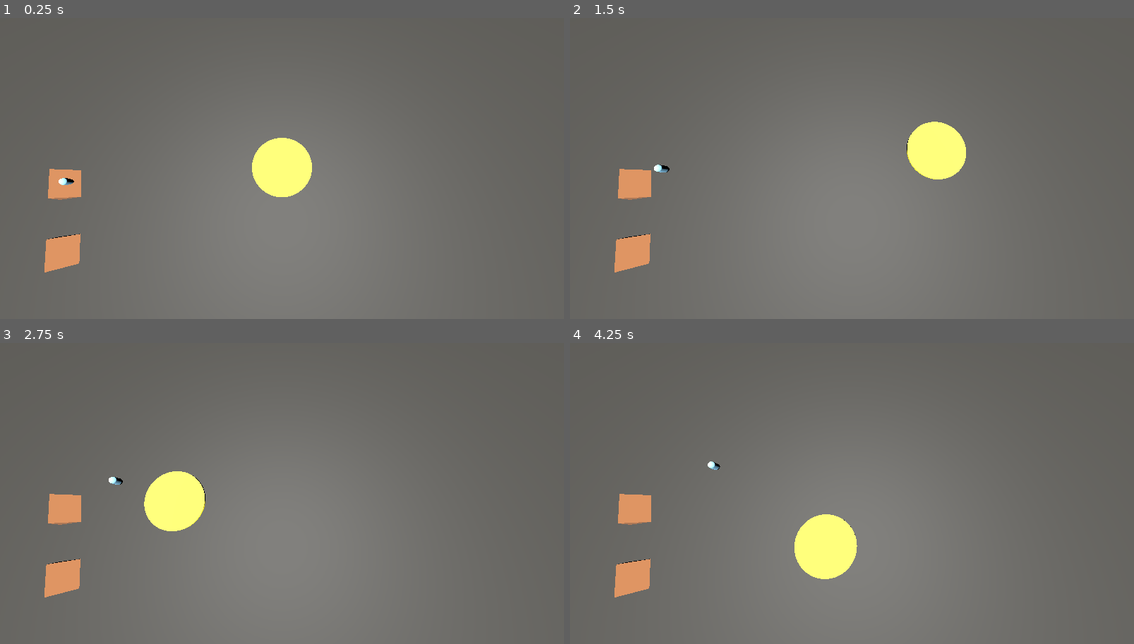
Above: before the commit, frames 1-4 (two rows, left to right).
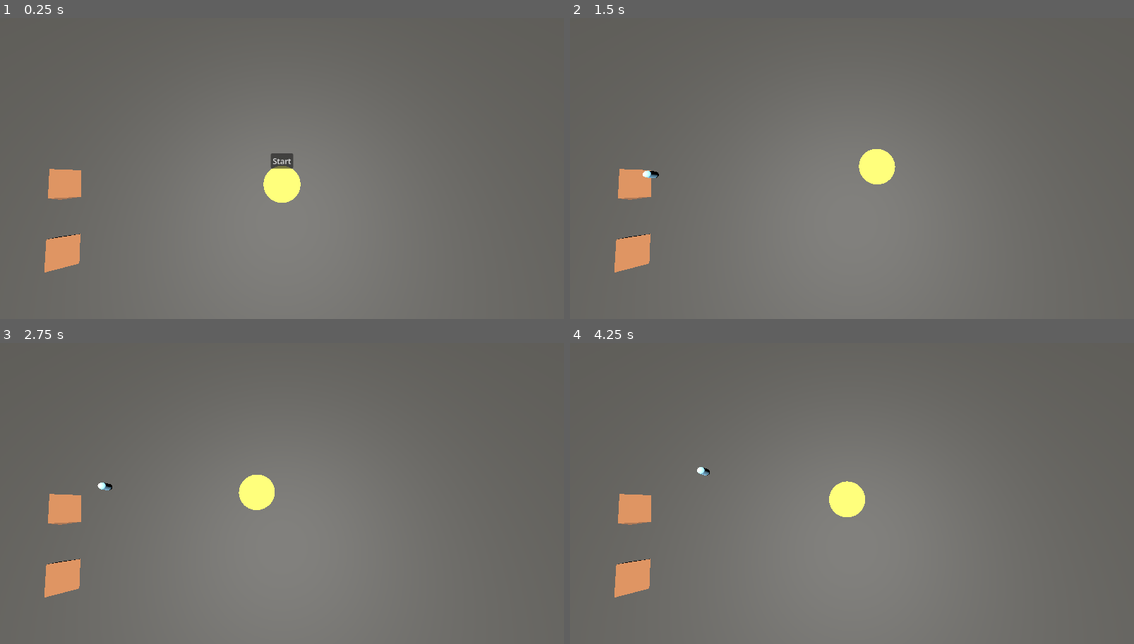
Above: after the commit, the same moments.

Repository: KgHtetNaing/sun_is_watching
Game: Godot game, scene res://scenes/main_scene.tscn
Same seed, same stepped clock (60 frames per second), same inputs: the game is played once before the commit and once after it. The engine's default icon, where the game draws it, is replaced by a stand-in: a white triangle on a blue panel in a dark square.
Inputs (mouse positions are in pixels of both pictures, inside the frame that each line leads up to):
- Up to frame 1 (0.25 s): no input
- Up to frame 2 (1.5 s): click (852, 159) at 0.5 s, where only the run after the commit has a clickable "Start"; tap Enter (ui_accept) at 1.25 s; move the mouse to (976, 144) at 1.27 s; hold Enter (ui_accept) from 1.28 s (still down)
- Up to frame 3 (2.75 s): move the mouse to (169, 502) at 2.02 s; release Enter (ui_accept) at 2.03 s; tap Enter (ui_accept) at 2.1, 2.27, 2.57 s
- Up to frame 4 (4.25 s): move the mouse to (908, 415) at 2.77 s; hold Enter (ui_accept) 2.78-3.53 s; move the mouse to (823, 547) at 3.52 s; tap Enter (ui_accept) at 3.6, 3.77, 4.07 s

The runs differ from the first frame. In frame 1, 1.3% of the frame differs, in the area x 10-56%, y 39-62%; in frame 2, 2.3%; in frame 3, 2.4%; in frame 4, 2.6%, in the area x 22-53%, y 39-79%.

Commit message:
Add files via upload

Diff:
--- a/project.godot
+++ b/project.godot
@@ -15,6 +15,10 @@
 config/features=PackedStringArray("4.6", "GL Compatibility")
 config/icon="res://icon.svg"
 
+[autoload]
+
+GameManager="*uid://bvhawfa2qht87"
+
 [physics]
 
 3d/physics_engine="Jolt Physics"
--- a/scenes/main_scene.tscn
+++ b/scenes/main_scene.tscn
@@ -1,8 +1,10 @@
 [gd_scene format=3 uid="uid://bakghp62hgoue"]
 
 [ext_resource type="PackedScene" uid="uid://tdycf8js5qly" path="res://scenes/sun_beam.tscn" id="1_0f027"]
+[ext_resource type="Script" uid="uid://da68qdy3jwfnd" path="res://scripts/main_scene.gd" id="1_gubc5"]
 [ext_resource type="Script" uid="uid://c5t0npgmo2llt" path="res://scripts/homes.gd" id="2_gyfs4"]
 [ext_resource type="PackedScene" uid="uid://cjn8o2hnn8qne" path="res://scenes/people.tscn" id="3_d5x1h"]
+[ext_resource type="PackedScene" uid="uid://cddnl525thr57" path="res://scenes/win_screen.tscn" id="5_gubc5"]
 
 [sub_resource type="StandardMaterial3D" id="StandardMaterial3D_2c62f"]
 albedo_color = Color(0.57262725, 0.3647529, 0.21566135, 1)
@@ -18,7 +20,34 @@
 [sub_resource type="BoxShape3D" id="BoxShape3D_0f027"]
 size = Vector3(1.9907227, 0.1694336, 2.0049438)
 
-[node name="Node3D" type="Node3D" unique_id=621533097]
+[node name="MainScene" type="Node3D" unique_id=621533097]
+script = ExtResource("1_gubc5")
+
+[node name="Ui" type="CanvasLayer" parent="." unique_id=1121260561]
+process_mode = 3
+
+[node name="WinScreen" parent="Ui" unique_id=1488543200 instance=ExtResource("5_gubc5")]
+process_mode = 3
+
+[node name="Start" type="Button" parent="Ui" unique_id=286935616]
+process_mode = 3
+anchors_preset = 8
+anchor_left = 0.5
+anchor_top = 0.5
+anchor_right = 0.5
+anchor_bottom = 0.5
+offset_left = -23.0
+offset_top = -15.5
+offset_right = 23.0
+offset_bottom = 15.5
+grow_horizontal = 2
+grow_vertical = 2
+text = "Start"
+
+[node name="Timer" type="Timer" parent="." unique_id=971018918]
+process_mode = 3
+wait_time = 5.0
+one_shot = true
 
 [node name="Camera3D" type="Camera3D" parent="." unique_id=704493747]
 transform = Transform3D(1, 0, 0, 0, 0.17364824, 0.9848078, 0, -0.9848078, 0.17364824, 0, 30.998795, 13.381229)
@@ -61,3 +90,6 @@
 
 [node name="targetPosition" type="Marker3D" parent="." unique_id=950759872]
 transform = Transform3D(1, 0, 0, 0, 1, 0, 0, 0, 1, 0, 0.14465642, 4.8935566)
+
+[connection signal="pressed" from="Ui/Start" to="." method="_on_start_pressed"]
+[connection signal="timeout" from="Timer" to="." method="_on_timer_timeout"]
--- /dev/null
+++ b/scenes/shop.tscn
@@ -0,0 +1,70 @@
+[gd_scene format=3 uid="uid://bgbuap2hnj78u"]
+
+[ext_resource type="Texture2D" uid="uid://c7rkdiq743a0p" path="res://icon.svg" id="2_032fp"]
+[ext_resource type="Script" uid="uid://6pbbqp6vjhnn" path="res://scripts/upgrade_button.gd" id="3_2fc2m"]
+
+[node name="Shop" type="Control" unique_id=1227722593]
+visible = false
+layout_mode = 3
+anchors_preset = 15
+anchor_right = 1.0
+anchor_bottom = 1.0
+grow_horizontal = 2
+grow_vertical = 2
+
+[node name="CanvasLayer" type="CanvasLayer" parent="." unique_id=275518949]
+
+[node name="VBoxContainer" type="VBoxContainer" parent="CanvasLayer" unique_id=1898892178]
+anchors_preset = 8
+anchor_left = 0.5
+anchor_top = 0.5
+anchor_right = 0.5
+anchor_bottom = 0.5
+offset_left = -98.5
+offset_top = -225.5
+offset_right = 98.5
+offset_bottom = 225.5
+grow_horizontal = 2
+grow_vertical = 2
+
+[node name="UpgradeDmg" type="Button" parent="CanvasLayer/VBoxContainer" unique_id=1749467096]
+layout_mode = 2
+size_flags_horizontal = 4
+size_flags_vertical = 4
+text = "+DMG"
+icon = ExtResource("2_032fp")
+script = ExtResource("3_2fc2m")
+upgrade_type = "damage"
+
+[node name="UpgradeSize" type="Button" parent="CanvasLayer/VBoxContainer" unique_id=1628898795]
+layout_mode = 2
+size_flags_horizontal = 4
+size_flags_vertical = 4
+text = "+Size"
+icon = ExtResource("2_032fp")
+script = ExtResource("3_2fc2m")
+upgrade_type = "size"
+amount = 0.5
+
+[node name="UpgradeSpeed" type="Button" parent="CanvasLayer/VBoxContainer" unique_id=904903480]
+layout_mode = 2
+size_flags_horizontal = 4
+size_flags_vertical = 4
+text = "+Speed"
+icon = ExtResource("2_032fp")
+script = ExtResource("3_2fc2m")
+upgrade_type = "speed"
+
+[node name="Continue" type="Button" parent="CanvasLayer/VBoxContainer" unique_id=186943761]
+layout_mode = 2
+text = "Continue"
+
+[connection signal="mouse_entered" from="CanvasLayer/VBoxContainer/UpgradeDmg" to="CanvasLayer/VBoxContainer/UpgradeDmg" method="_on_mouse_entered"]
+[connection signal="mouse_exited" from="CanvasLayer/VBoxContainer/UpgradeDmg" to="CanvasLayer/VBoxContainer/UpgradeDmg" method="_on_mouse_exited"]
+[connection signal="pressed" from="CanvasLayer/VBoxContainer/UpgradeDmg" to="CanvasLayer/VBoxContainer/UpgradeDmg" method="_on_pressed"]
+[connection signal="mouse_entered" from="CanvasLayer/VBoxContainer/UpgradeSize" to="CanvasLayer/VBoxContainer/UpgradeSize" method="_on_mouse_entered"]
+[connection signal="mouse_exited" from="CanvasLayer/VBoxContainer/UpgradeSize" to="CanvasLayer/VBoxContainer/UpgradeSize" method="_on_mouse_exited"]
+[connection signal="pressed" from="CanvasLayer/VBoxContainer/UpgradeSize" to="CanvasLayer/VBoxContainer/UpgradeSize" method="_on_pressed"]
+[connection signal="mouse_entered" from="CanvasLayer/VBoxContainer/UpgradeSpeed" to="CanvasLayer/VBoxContainer/UpgradeSpeed" method="_on_mouse_entered"]
+[connection signal="mouse_exited" from="CanvasLayer/VBoxContainer/UpgradeSpeed" to="CanvasLayer/VBoxContainer/UpgradeSpeed" method="_on_mouse_exited"]
+[connection signal="pressed" from="CanvasLayer/VBoxContainer/UpgradeSpeed" to="CanvasLayer/VBoxContainer/UpgradeSpeed" method="_on_pressed"]
--- a/scenes/sun_beam.tscn
+++ b/scenes/sun_beam.tscn
@@ -7,14 +7,18 @@
 albedo_color = Color(1.5762671, 1.4853126, 0.18769662, 0.7294118)
 
 [sub_resource type="CylinderMesh" id="CylinderMesh_7fjmw"]
+top_radius = 0.3
+bottom_radius = 0.3
+height = 0.01
 
 [sub_resource type="SphereShape3D" id="SphereShape3D_v1xhp"]
+radius = 0.19905834
 
 [node name="Sun_beam" type="CharacterBody3D" unique_id=487210576]
 script = ExtResource("1_7fjmw")
 
 [node name="MeshInstance3D" type="MeshInstance3D" parent="." unique_id=1918587509]
-transform = Transform3D(1, 0, 0, 0, 1, 0, 0, 0, 1, 0, -0.98078424, 0)
+transform = Transform3D(1, 0, 0, 0, 1, 0, 0, 0, 1, 0, 0.011877298, 0)
 material_override = SubResource("StandardMaterial3D_8sq13")
 mesh = SubResource("CylinderMesh_7fjmw")
 
--- /dev/null
+++ b/scenes/win_screen.tscn
@@ -0,0 +1,44 @@
+[gd_scene format=3 uid="uid://cddnl525thr57"]
+
+[ext_resource type="Script" uid="uid://djp0qpq6u5oac" path="res://scripts/win_screen.gd" id="1_wv5lq"]
+
+[sub_resource type="LabelSettings" id="LabelSettings_s508f"]
+font_size = 60
+
+[node name="WinScreen" type="CanvasLayer" unique_id=1488543200]
+script = ExtResource("1_wv5lq")
+
+[node name="Control" type="Control" parent="." unique_id=2144213873]
+layout_mode = 3
+anchors_preset = 15
+anchor_right = 1.0
+anchor_bottom = 1.0
+grow_horizontal = 2
+grow_vertical = 2
+
+[node name="VBoxContainer" type="VBoxContainer" parent="Control" unique_id=2004158751]
+layout_mode = 1
+anchors_preset = 8
+anchor_left = 0.5
+anchor_top = 0.5
+anchor_right = 0.5
+anchor_bottom = 0.5
+offset_left = -32.0
+offset_top = -17.5
+offset_right = 32.0
+offset_bottom = 17.5
+grow_horizontal = 2
+grow_vertical = 2
+
+[node name="Label" type="Label" parent="Control/VBoxContainer" unique_id=1049604609]
+layout_mode = 2
+text = "You Win"
+label_settings = SubResource("LabelSettings_s508f")
+horizontal_alignment = 1
+vertical_alignment = 1
+
+[node name="continue" type="Button" parent="Control/VBoxContainer" unique_id=288580786]
+layout_mode = 2
+text = "Continue"
+
+[connection signal="pressed" from="Control/VBoxContainer/continue" to="." method="_on_continue_pressed"]
--- /dev/null
+++ b/scripts/GameManager.gd
@@ -0,0 +1,5 @@
+extends Node
+
+var damage := 100
+var size := 1.0
+var speed := 1.0
--- /dev/null
+++ b/scripts/main_scene.gd
@@ -0,0 +1,36 @@
+extends Node3D
+@onready var timer = $Timer
+@onready var win_screen = $Ui/WinScreen
+@onready var start_ui = $Ui/Start
+# Called when the node enters the scene tree for the first time.
+func _ready() -> void:
+	win_screen.hide()
+
+	get_tree().paused = true
+
+	win_screen.continue_pressed.connect(_on_win_continue)
+
+
+func _on_win_continue():
+	print("Go to shop")
+	win_screen.hide()
+	var shop_scene = preload("res://scenes/shop.tscn").instantiate()
+	$Ui.add_child(shop_scene)
+
+# Called every frame. 'delta' is the elapsed time since the previous frame.
+func _process(delta: float) -> void:
+	pass
+
+
+func _on_timer_timeout() -> void:
+	print("Day Ended")
+	get_tree().paused = true
+	win_screen.visible = true
+
+
+
+func _on_start_pressed() -> void:
+	print("Game Started")
+	get_tree().paused = false
+	timer.start()
+	start_ui.visible = false
--- a/scripts/sun_area.gd
+++ b/scripts/sun_area.gd
@@ -1,24 +1,28 @@
 extends Area3D
 
-@export var damage = 100
 var bodies_inside = []
 
 
 func _physics_process(delta):
-	print ("physics_running")
+	#print ("physics_running")
+	#print("Damage:", GameManager.damage) #for debug
 	for body in bodies_inside:
-		print("Trying to damage:", body.name)
+		#print("Trying to damage:", body.name)
 		if body.has_method ("take_damage"):
-			body.take_damage(damage*delta)
+			body.take_damage(GameManager.damage * delta)
 
 
 
 func _on_body_entered(body: Node3D) -> void:
 	bodies_inside.append(body)
-	print("Bodies inside:", bodies_inside.size())
+	#print("Bodies inside:", bodies_inside.size())
 
-
-
+# for Upgrade cheat test (select all and ctrl+k to activate it)
+#----------------------------^put this in incase you don't know cus i didn't
+#func _input(event):
+	#if event.is_action_pressed("ui_accept"): # press space
+		#GameManager.size += 2
+		#print("Upgraded! New size:", GameManager.size)
 
 
 func _on_body_exited(body: Node3D) -> void:
--- a/scripts/sun_beam.gd
+++ b/scripts/sun_beam.gd
@@ -1,11 +1,17 @@
 extends CharacterBody3D
 @onready var camera = get_viewport().get_camera_3d()
+@onready var mesh = $MeshInstance3D
+@onready var area = $Area3D
 
+func _process(delta):
+	var target = Vector3.ONE * GameManager.size
 
-
+	mesh.scale = mesh.scale.lerp(target, 5 * delta)
+	area.scale = area.scale.lerp(target, 5 * delta)
 
 
 func _physics_process(delta: float) -> void:
+	mesh.scale = Vector3.ONE * GameManager.size
 	var mouse_pos = get_viewport().get_mouse_position()
 	var ray_origin = camera.project_ray_origin(mouse_pos)
 	var ray_end = ray_origin + camera.project_ray_normal(mouse_pos) * 1000
@@ -16,4 +22,4 @@
 	var result = space_state.intersect_ray(query)
 
 	if result:
-		global_position = global_position.lerp(result.position, 5 * delta)
+		global_position = global_position.lerp(result.position, GameManager.speed * delta)
--- /dev/null
+++ b/scripts/upgrade_button.gd
@@ -0,0 +1,24 @@
+extends Button
+
+@export var upgrade_type: String
+@export var amount: float = 20
+
+func _ready():
+	pivot_offset = size / 2
+
+func _on_mouse_entered() -> void:
+	scale = Vector2(1.2,1.2)
+
+func _on_mouse_exited() -> void:
+	scale = Vector2(1,1)
+
+func _on_pressed() -> void:
+	match upgrade_type:
+		"damage":
+			GameManager.damage += amount
+		"size":
+			GameManager.size += amount
+		"speed":
+			GameManager.speed += amount
+	print("Upgraded:", upgrade_type)
+	self.queue_free()
--- /dev/null
+++ b/scripts/win_screen.gd
@@ -0,0 +1,8 @@
+extends CanvasLayer
+
+signal continue_pressed
+
+
+
+func _on_continue_pressed() -> void:
+	emit_signal("continue_pressed")
--- /dev/null
+++ b/shop.tscn
@@ -0,0 +1,70 @@
+[gd_scene format=3 uid="uid://wltf47321evx"]
+
+[ext_resource type="Script" uid="uid://hvmlihh8hx8e" path="res://shop.gd" id="1_viryw"]
+
+[node name="Shop" type="CanvasLayer" unique_id=929681098]
+process_mode = 3
+script = ExtResource("1_viryw")
+
+[node name="ShopPanel" type="Control" parent="." unique_id=434905232]
+layout_mode = 3
+anchors_preset = 15
+anchor_right = 1.0
+anchor_bottom = 1.0
+grow_horizontal = 2
+grow_vertical = 2
+
+[node name="Panel" type="Panel" parent="ShopPanel" unique_id=288446089]
+layout_mode = 1
+anchors_preset = 15
+anchor_right = 1.0
+anchor_bottom = 1.0
+grow_horizontal = 2
+grow_vertical = 2
+
+[node name="VBoxContainer" type="VBoxContainer" parent="ShopPanel" unique_id=1873546862]
+layout_mode = 1
+anchors_preset = 8
+anchor_left = 0.5
+anchor_top = 0.5
+anchor_right = 0.5
+anchor_bottom = 0.5
+offset_left = -39.5
+offset_top = -77.5
+offset_right = 39.5
+offset_bottom = 77.5
+grow_horizontal = 2
+grow_vertical = 2
+
+[node name="SHOP" type="Label" parent="ShopPanel/VBoxContainer" unique_id=1803893175]
+layout_mode = 2
+text = "SHOP"
+horizontal_alignment = 1
+vertical_alignment = 1
+
+[node name="HSeparator" type="HSeparator" parent="ShopPanel/VBoxContainer" unique_id=1688328738]
+layout_mode = 2
+
+[node name="MONEY" type="Label" parent="ShopPanel/VBoxContainer" unique_id=267387667]
+layout_mode = 2
+text = "MONEY"
+horizontal_alignment = 1
+vertical_alignment = 1
+
+[node name="HSeparator2" type="HSeparator" parent="ShopPanel/VBoxContainer" unique_id=693944580]
+layout_mode = 2
+
+[node name="ButtonDmg" type="Button" parent="ShopPanel/VBoxContainer" unique_id=1122643621]
+layout_mode = 2
+text = "+DMG"
+
+[node name="ButtonSize" type="Button" parent="ShopPanel/VBoxContainer" unique_id=741618541]
+layout_mode = 2
+text = "+Size"
+
+[node name="HSeparator3" type="HSeparator" parent="ShopPanel/VBoxContainer" unique_id=491044152]
+layout_mode = 2
+
+[node name="ButtonContinue" type="Button" parent="ShopPanel/VBoxContainer" unique_id=288483829]
+layout_mode = 2
+text = "Continue"
Not shown, added: scripts/GameManager.gd.uid
Not shown, added: scripts/main_scene.gd.uid
Not shown, added: scripts/upgrade_button.gd.uid
Not shown, added: scripts/win_screen.gd.uid
